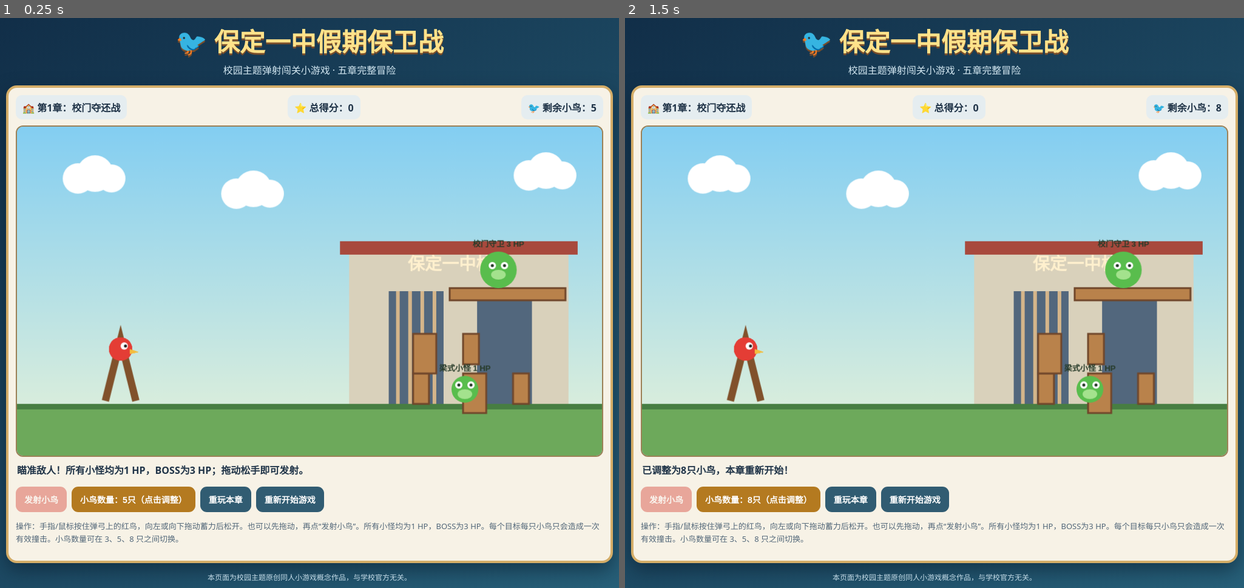
Above: before the commit, frames 1-2 (left to right).
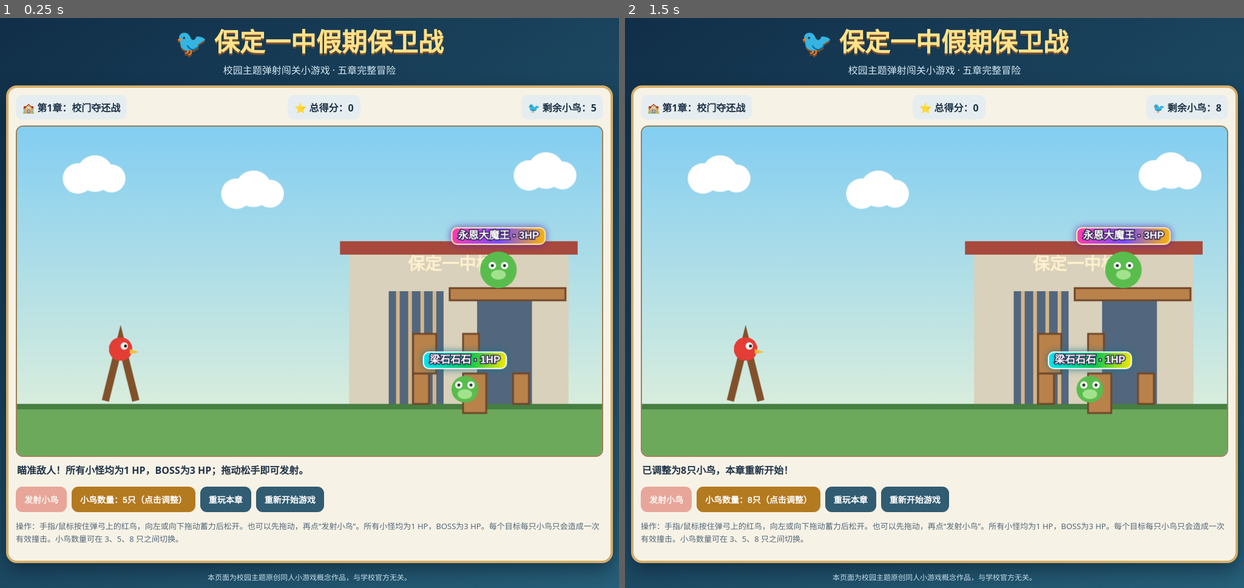
Above: after the commit, the same moments.

Repository: baodinggame/-baoding-yizhong-game
Game: browser game, page index.html
Two runs of this game, one before a commit and one after it. Both use one fixed random seed, a clock stepped at 60 frames per second and the inputs below.
Inputs (mouse positions are in pixels of both pictures, inside the frame that each line leads up to):
- Up to frame 1 (0.25 s): no input
- Up to frame 2 (1.5 s): click (934, 291) at 0.27 s; click (934, 325) at 1.07 s; click "小鸟数量：5只（点击调整）" at 1.27 s

The runs differ from the first frame. In frame 1, 1.2% of the frame differs, in the area x 67-89%, y 35-63%; in frame 2, 1.2%.

Commit message:
Add files via upload

Diff:
--- a/index.html
+++ b/index.html
@@ -15,10 +15,10 @@
 const canvas=document.querySelector('#game'),ctx=canvas.getContext('2d'),W=960,H=540,ground=455,sling={x:170,y:365};
 const $=id=>document.getElementById(id);
 const levels=[
- {name:'校门夺还战',place:'保定一中校门',bossHp:3,gruntHp:1,blocks:5,sky:['#83cef2','#e8f3d9'],boss:'校门守卫'},
- {name:'教学楼反击战',place:'教学楼',bossHp:3,gruntHp:1,blocks:6,sky:['#9bc9ee','#f2e7c7'],boss:'楼顶指挥官'},
- {name:'操场突围战',place:'校园操场',bossHp:3,gruntHp:1,blocks:7,sky:['#77c9dc','#e5f4d5'],boss:'操场巨猪'},
- {name:'图书馆守护战',place:'图书馆',bossHp:3,gruntHp:1,blocks:8,sky:['#9db9e8','#f4e5d2'],boss:'知识守卫'},
+ {name:'校门夺还战',place:'保定一中校门',bossHp:3,gruntHp:1,blocks:5,sky:['#83cef2','#e8f3d9'],boss:'永恩大魔王'},
+ {name:'教学楼反击战',place:'教学楼',bossHp:3,gruntHp:1,blocks:6,sky:['#9bc9ee','#f2e7c7'],boss:'永恩大魔王'},
+ {name:'操场突围战',place:'校园操场',bossHp:3,gruntHp:1,blocks:7,sky:['#77c9dc','#e5f4d5'],boss:'永恩大魔王'},
+ {name:'图书馆守护战',place:'图书馆',bossHp:3,gruntHp:1,blocks:8,sky:['#9db9e8','#f4e5d2'],boss:'永恩大魔王'},
  {name:'最终决战',place:'校园中心广场',bossHp:3,gruntHp:1,blocks:9,sky:['#758fca','#f4d6b0'],boss:'永恩大魔王'}
 ];
 let chapter=0,birdCount=5,birds=[],blocks=[],pigs=[],particles=[],score=0,active=null,drag=false,won=false,lost=false,raf=0,last=0;
@@ -54,7 +54,14 @@
  ctx.fillStyle='#d9d1bb';ctx.fillRect(545,205,360,250);ctx.fillStyle=chapter===4?'#8b3c3c':'#a8493d';ctx.fillRect(530,1 …(337 unchanged characters)…
  ctx.strokeStyle='#81512b';ctx.lineWidth=12;ctx.beginPath();ctx.moveTo(145,450);ctx.lineTo(170,350);ctx.lineTo(195,450);ctx.stroke();ctx.strokeStyle='#e8c28a';ctx.lineWidth=5;ctx.beginPath();ctx.moveTo(170,350);ctx.lineTo(active&&drag?active.x:170,active&&drag?active.y:365);ctx.stroke();
  blocks.forEach(o=>{if(o.hp<=0)return;ctx.fillStyle='#b9824b';ctx.fillRect(o.x,o.y,o.w,o.h);ctx.strokeStyle='#70472b';ctx.lineWidth=3;ctx.strokeRect(o.x,o.y,o.w,o.h)});
- pigs.forEach(p=>{if(p.hp<=0)return;ctx.fillStyle='#59bd4d'; …(314 unchanged characters)… lipse(p.x,p.y+8,12,8,0,0,7);ctx.fill();ctx.fillStyle='#263a28';ctx.font='bold 13px sans-serif';ctx.fillText(p.boss?`${lv.boss} ${p.hp} HP`:`梁式小怪 ${p.hp} HP`,p.x,p.y-p.r-8)});
+ pigs.forEach(p=>{if(p.hp<=0)return;ctx.fillStyle='#59bd4d'; …(314 unchanged characters)… lipse(p.x,p.y+8,12,8,0,0,7);ctx.fill();const label=p.boss?'永恩大魔王':'梁石石石';
+ // 高饱和度彩色铭牌：BOSS用紫金渐变风格，普通怪用亮橙青色
+ ctx.font='bold 17px sans-serif';const labelText=`${label} · ${p.hp}HP`,tw=ctx.measureText(labelText).width,padX=10,bh=27,bw=tw+padX*2,bx=p.x-bw/2,by=p.y-p.r-39;
+ ctx.save();ctx.shadowColor=p.boss?'#5b21b6':'#0e7490';ctx.shadowBlur=13;
+ const grad=ctx.createLinearGradient(bx,by,bx+bw,by+bh);
+ if(p.boss){grad.addColorStop(0,'#ff3cac');grad.addColorStop(.52,'#784bff');grad.addColorStop(1,'#ffb703')}else{grad.addColorStop(0,'#00e5ff');grad.addColorStop(.55,'#00c853');grad.addColorStop(1,'#ffea00')}
+ ctx.fillStyle=grad;ctx.beginPath();ctx.roundRect(bx,by,bw,bh,9);ctx.fill();ctx.shadowBlur=0;ctx.strokeStyle=p.boss?'#fff0a6':'#ffffff';ctx.lineWidth=2;ctx.stroke();
+ ctx.fillStyle='#ffffff';ctx.textAlign='center';ctx.textBaseline='middle';ctx.lineWidth=3;ctx.strokeStyle='#30204f';ctx.strokeText(labelText,p.x,by+bh/2);ctx.fillText(labelText,p.x,by+bh/2);ctx.restore();});
  birds.forEach(b=>{if(b.used&&!b.flying)return;ctx.fillStyle='#e43d35';ctx.beginPath();ctx.arc(b.x,b.y,19,0,7);ctx.fill …(282 unchanged characters)…
  particles.forEach(p=>{ctx.globalAlpha=p.t/32;ctx.fillStyle=p.color;ctx.fillRect(p.x,p.y,7,7);ctx.globalAlpha=1});if(wo …(228 unchanged characters)…
 resetStage(true);
